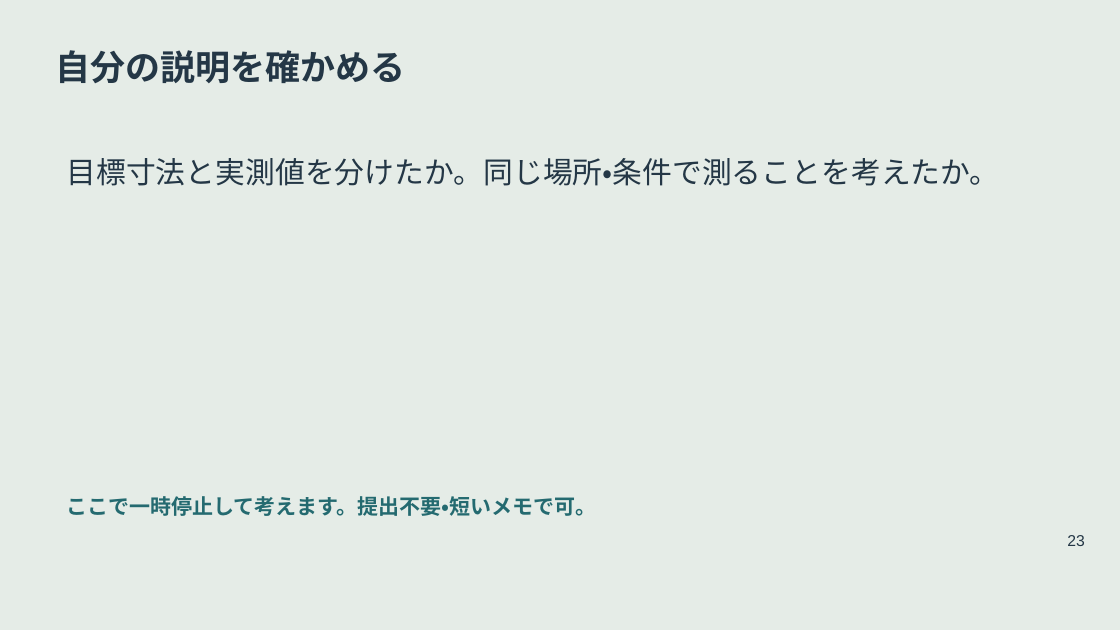
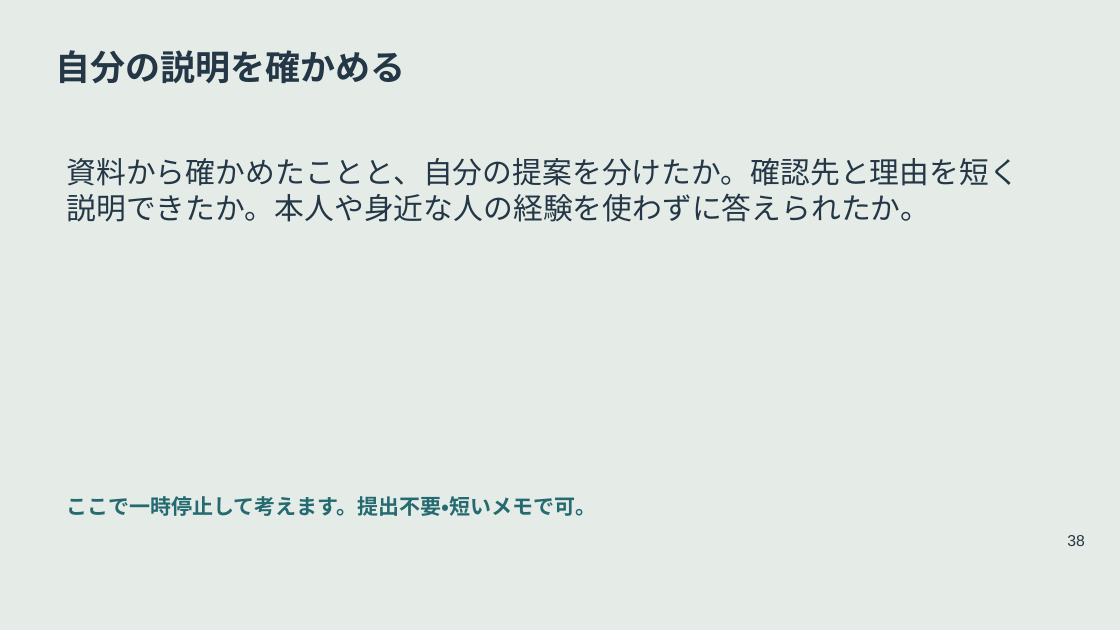
Before and after one commit to zooc-14calbp/industrial-education-i, a slide deck: slide 38 of reorganized/20261105/main/05/slides.pptx (slide 23 before the commit). Drawn at 1120x630 pixels with LibreOffice and Linux fonts; fonts in the diff are those of the drawing. Boxes give left, top, right and bottom in pixels: in the first picture for what was removed or moved away, otherwise in the second. Text is boxed around its words. In the diff, an @@ line names an element or a change of style, - is before the commit and + after.

```diff
--- a/reorganized/20261105/main/05/slides.pptx
+++ b/reorganized/20261105/main/05/slides.pptx
@@ text at (67,158,1019,222): text changed @@
-目標寸法と実測値を分けたか。同じ場所・条件で測ることを考えたか。
+資料から確かめたことと、自分の提案を分けたか。確認先と理由を短く説明できたか。本人や身近な人の経験を使わずに答えられたか。
@@ text at (1067,535,1084,546): text changed @@
-23
+38
```
Also in this commit, not shown: 24 other slides changed, 19 slides added, 16 other files.
